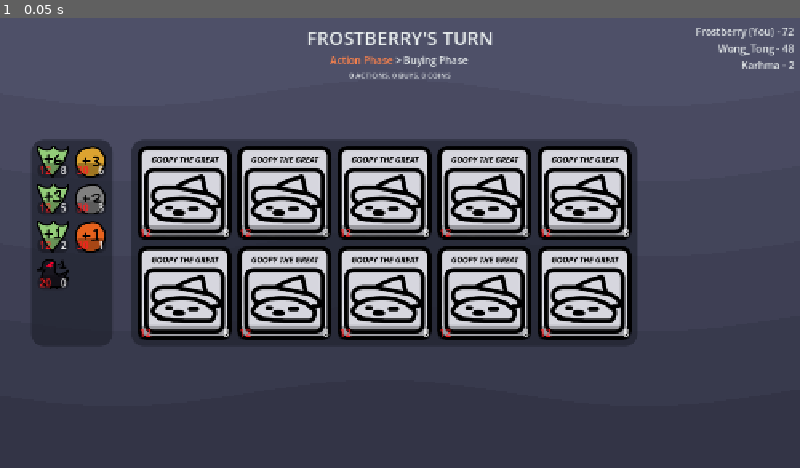
Above: before the commit, frame 1.
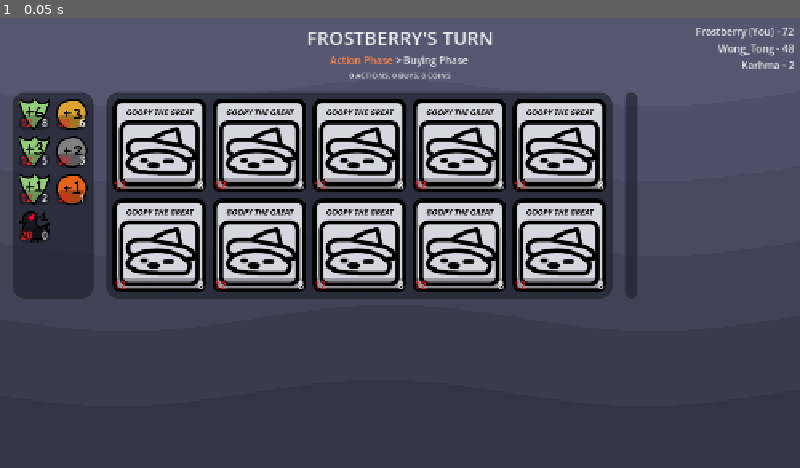
Above: after the commit, the same moment.

Repository: FrostberryGames/Dumbinion
Game: Godot game, scene res://Scenes/game.tscn
The game is run twice, just before and just after one commit, with the same random seed, the same clock (stepped at 60 frames per second) and the same inputs. This scene is started directly instead of the project's main scene.
Inputs:
- Up to frame 1 (0.05 s): no input

The runs differ from the first frame. In frame 1, 35% of the frame differs, in the area x 1-80%, y 16-72%.

Commit message:
Im good with names
Tweaked the ui

Diff:
--- a/Scenes/Cards/market.tscn
+++ b/Scenes/Cards/market.tscn
@@ -4,7 +4,6 @@
 [ext_resource type="Texture2D" uid="uid://gpojmpmqfjxg" path="res://Assets/Card Images/market_art.jpg" id="2_hoeaa"]
 
 [node name="Market" instance=ExtResource("1_78yvq")]
-anchors_preset = 0
 grow_horizontal = 1
 cards = 1
 actions = 1
--- a/Scenes/base_card.tscn
+++ b/Scenes/base_card.tscn
@@ -23,7 +23,6 @@
 corner_radius_bottom_left = 9
 
 [node name="BaseCard" type="PanelContainer"]
-anchors_preset = -1
 offset_right = 113.0
 offset_bottom = 2.0
 grow_horizontal = 2
--- a/Scenes/game.tscn
+++ b/Scenes/game.tscn
@@ -1,19 +1,19 @@
 [gd_scene load_steps=18 format=3 uid="uid://da350s8wlnwoi"]
 
 [ext_resource type="Shader" uid="uid://lopds28d3gwy" path="res://Shaders/Background.gdshader" id="1_ebmjs"]
-[ext_resource type="Texture2D" uid="uid://5ea4dnd1bahv" path="res://AssetsButLikeWithADifferentNameIncaseYouAlreadyHaveAnAssetsFolder/province.png" id="2_1l0tm"]
-[ext_resource type="Texture2D" uid="uid://cu6c2hd4dqdyf" path="res://AssetsButLikeWithADifferentNameIncaseYouAlreadyHaveAnAssetsFolder/gold.png" id="2_qxrlw"]
-[ext_resource type="Texture2D" uid="uid://d0l4irkr30xqj" path="res://AssetsButLikeWithADifferentNameIncaseYouAlreadyHaveAnAssetsFolder/duchy.png" id="4_v158k"]
-[ext_resource type="Texture2D" uid="uid://ds5bbdk37cjop" path="res://AssetsButLikeWithADifferentNameIncaseYouAlreadyHaveAnAssetsFolder/silver.png" id="5_h4fw4"]
-[ext_resource type="Texture2D" uid="uid://bw5cxc3pdw830" path="res://AssetsButLikeWithADifferentNameIncaseYouAlreadyHaveAnAssetsFolder/estate.png" id="6_ldgsr"]
-[ext_resource type="Texture2D" uid="uid://b2vxiynocjwa7" path="res://AssetsButLikeWithADifferentNameIncaseYouAlreadyHaveAnAssetsFolder/copper.png" id="7_o5yvi"]
-[ext_resource type="Texture2D" uid="uid://b3wnpqv6eu3hp" path="res://AssetsButLikeWithADifferentNameIncaseYouAlreadyHaveAnAssetsFolder/curse.png" id="8_v158k"]
-[ext_resource type="Texture2D" uid="uid://c8wg0a4tcnve6" path="res://AssetsButLikeWithADifferentNameIncaseYouAlreadyHaveAnAssetsFolder/TempCard.png" id="9_h4fw4"]
+[ext_resource type="Texture2D" uid="uid://5ea4dnd1bahv" path="res://Assets/TempAssets/province.png" id="2_1l0tm"]
+[ext_resource type="Texture2D" uid="uid://cu6c2hd4dqdyf" path="res://Assets/TempAssets/gold.png" id="2_qxrlw"]
+[ext_resource type="Texture2D" uid="uid://d0l4irkr30xqj" path="res://Assets/TempAssets/duchy.png" id="4_v158k"]
+[ext_resource type="Texture2D" uid="uid://ds5bbdk37cjop" path="res://Assets/TempAssets/silver.png" id="5_h4fw4"]
+[ext_resource type="Texture2D" uid="uid://bw5cxc3pdw830" path="res://Assets/TempAssets/estate.png" id="6_ldgsr"]
+[ext_resource type="Texture2D" uid="uid://b2vxiynocjwa7" path="res://Assets/TempAssets/copper.png" id="7_o5yvi"]
+[ext_resource type="Texture2D" uid="uid://b3wnpqv6eu3hp" path="res://Assets/TempAssets/curse.png" id="8_v158k"]
+[ext_resource type="Texture2D" uid="uid://c8wg0a4tcnve6" path="res://Assets/TempAssets/TempCard.png" id="9_h4fw4"]
 
 [sub_resource type="ShaderMaterial" id="ShaderMaterial_qxrlw"]
 shader = ExtResource("1_ebmjs")
 shader_parameter/bottom_color = Color(0.2, 0.20392157, 0.27450982, 1)
-shader_parameter/top_color = Color(0.30588236, 0.3137255, 0.40784314, 1)
+shader_parameter/top_color = Color(0.33233196, 0.33819747, 0.43964654, 1)
 shader_parameter/wave_amp = 0.0290000013775
 shader_parameter/wave_size = 1.518000024605
 shader_parameter/wave_time_mul = 0.51500002120262
@@ -143,15 +143,14 @@
 [node name="Field" type="HBoxContainer" parent="PlayerUI"]
 layout_mode = 1
 anchors_preset = -1
-anchor_top = 0.5
-anchor_right = 1.0
-anchor_bottom = 0.5
-offset_left = 50.0
-offset_top = -165.0
-offset_bottom = 165.0
+anchor_left = 0.015625
+anchor_top = 0.16527778
+anchor_right = 0.9765625
+anchor_bottom = 0.6236111
 grow_horizontal = 2
 grow_vertical = 2
-theme_override_constants/separation = 30
+theme_override_constants/separation = 20
+metadata/_edit_use_anchors_ = true
 
 [node name="Resources" type="PanelContainer" parent="PlayerUI/Field"]
 layout_mode = 2
@@ -730,3 +729,14 @@
 text = "8"
 label_settings = SubResource("LabelSettings_ldgsr")
 horizontal_alignment = 2
+
+[node name="Play" type="PanelContainer" parent="PlayerUI/Field"]
+layout_mode = 2
+theme_override_styles/panel = SubResource("StyleBoxFlat_h4fw4")
+
+[node name="Margin" type="MarginContainer" parent="PlayerUI/Field/Play"]
+layout_mode = 2
+theme_override_constants/margin_left = 10
+theme_override_constants/margin_top = 10
+theme_override_constants/margin_right = 10
+theme_override_constants/margin_bottom = 10
Renamed: AssetsButLikeWithADifferentNameIncaseYouAlreadyHaveAnAssetsFolder/TempCard.png -> Assets/TempAssets/TempCard.png
Not shown, changed: Assets/TempAssets/TempCard.png.import
Renamed: AssetsButLikeWithADifferentNameIncaseYouAlreadyHaveAnAssetsFolder/copper.png -> Assets/TempAssets/copper.png
Not shown, changed: Assets/TempAssets/copper.png.import
Renamed: AssetsButLikeWithADifferentNameIncaseYouAlreadyHaveAnAssetsFolder/curse.png -> Assets/TempAssets/curse.png
Not shown, changed: Assets/TempAssets/curse.png.import
Renamed: AssetsButLikeWithADifferentNameIncaseYouAlreadyHaveAnAssetsFolder/duchy.png -> Assets/TempAssets/duchy.png
Not shown, changed: Assets/TempAssets/duchy.png.import
Renamed: AssetsButLikeWithADifferentNameIncaseYouAlreadyHaveAnAssetsFolder/estate.png -> Assets/TempAssets/estate.png
Not shown, changed: Assets/TempAssets/estate.png.import
Renamed: AssetsButLikeWithADifferentNameIncaseYouAlreadyHaveAnAssetsFolder/gold.png -> Assets/TempAssets/gold.png
Not shown, changed: Assets/TempAssets/gold.png.import
(and 5 more such lines)
